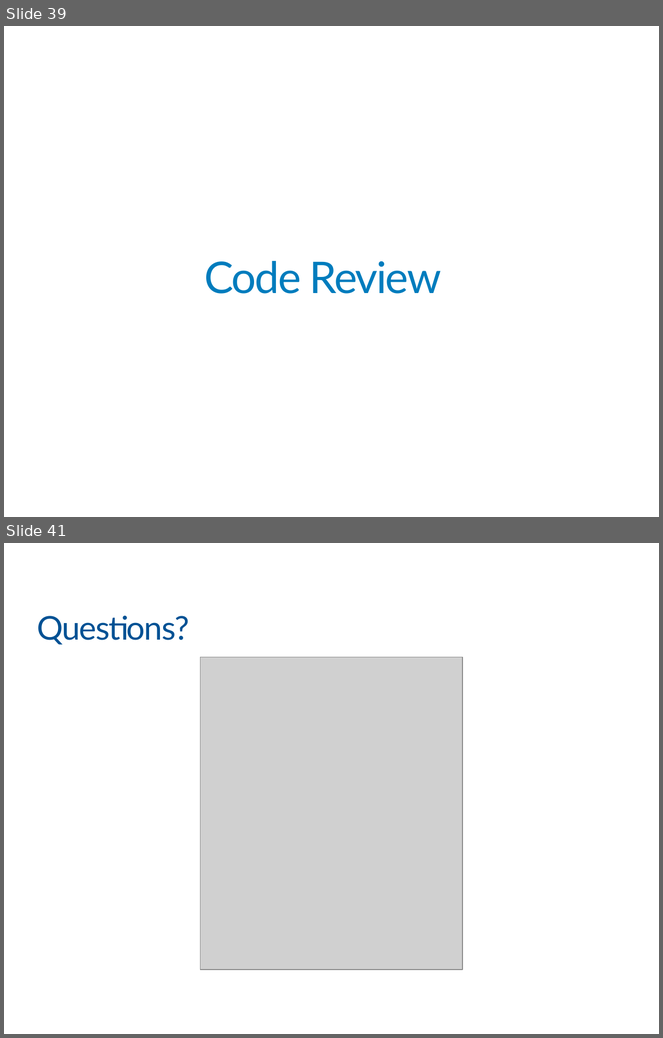
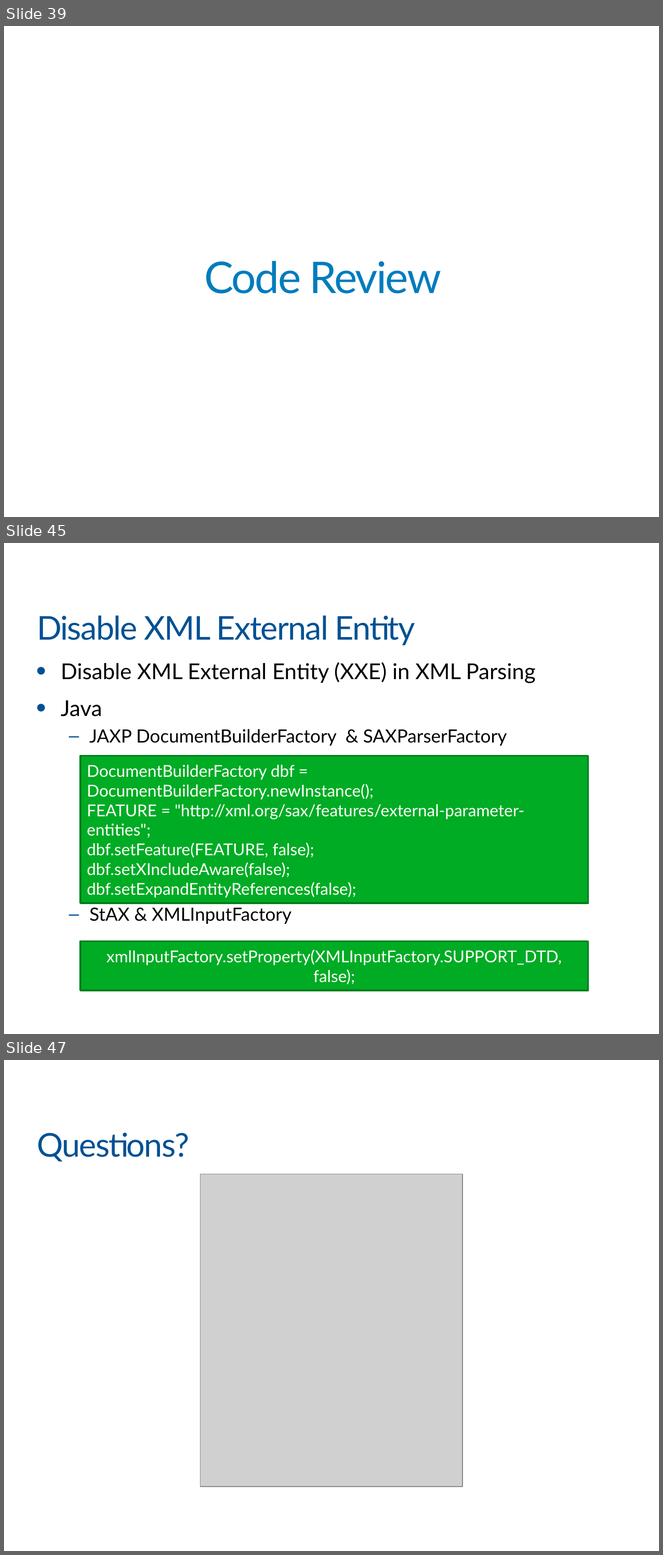
Before and after one commit to khanhnnvn/Mine, a slide deck: xmind/VIB_Part5.pptx. Shown one above the other, each under a label of ours: slides 39 and 41 before the commit, slides 39, 45 and 47 after it; the slides between them are not shown. The pictures are 663x1038 and 663x1555 pixels, drawn with LibreOffice and Linux fonts; fonts in the diff are those of the drawing; grey boxes stand for pictures; background and template pictures are left out. Boxes give left, top, right and bottom in pixels: in the first picture for what was removed or moved away, otherwise in the second. Text is boxed around its words. In the diff, an @@ line names an element or a change of style, - is before the commit and + after.

```diff
--- a/xmind/VIB_Part5.pptx
+++ b/xmind/VIB_Part5.pptx
@@ slide 45 added at [4, 543, 659, 1034], background #FFFFFF @@
@@ title added at [37, 615, 415, 645], 36 pt, text #005194 @@
+Disable XML External Entity
@@ text added at [61, 662, 536, 924], 20 pt, text #000000 @@
+• Disable XML External Entity (XXE) in XML Parsing
+• Java
+  – JAXP DocumentBuilderFactory & SAXParserFactory
+  – StAX & XMLInputFactory
@@ rectangle added at [80, 756, 588, 903], fill #00AC24, outline #007F1B 2 pt, 18 pt, text #FFFFFF @@
+DocumentBuilderFactory dbf = DocumentBuilderFactory.newInstance();
+FEATURE = "http://xml.org/sax/features/external-parameter-entities";
+dbf.setFeature(FEATURE, false);
+dbf.setXIncludeAware(false);
+dbf.setExpandEntityReferences(false);
@@ rectangle added at [80, 941, 588, 991], fill #00AC24, outline #007F1B 2 pt, 18 pt, text #FFFFFF @@
+xmlInputFactory.setProperty(XMLInputFactory.SUPPORT_DTD, false);
@@ what was slide 41 is now slide 47 @@
```
Also in this commit, not shown: 2 slides changed, 6 other slides added, 7 other files.
